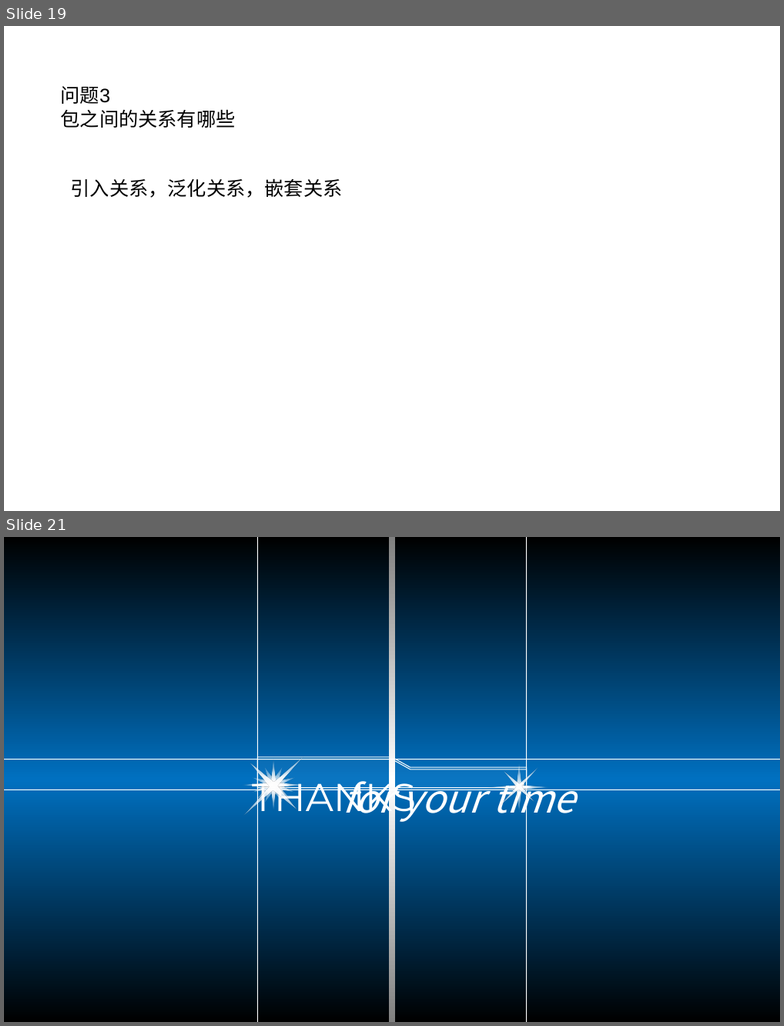
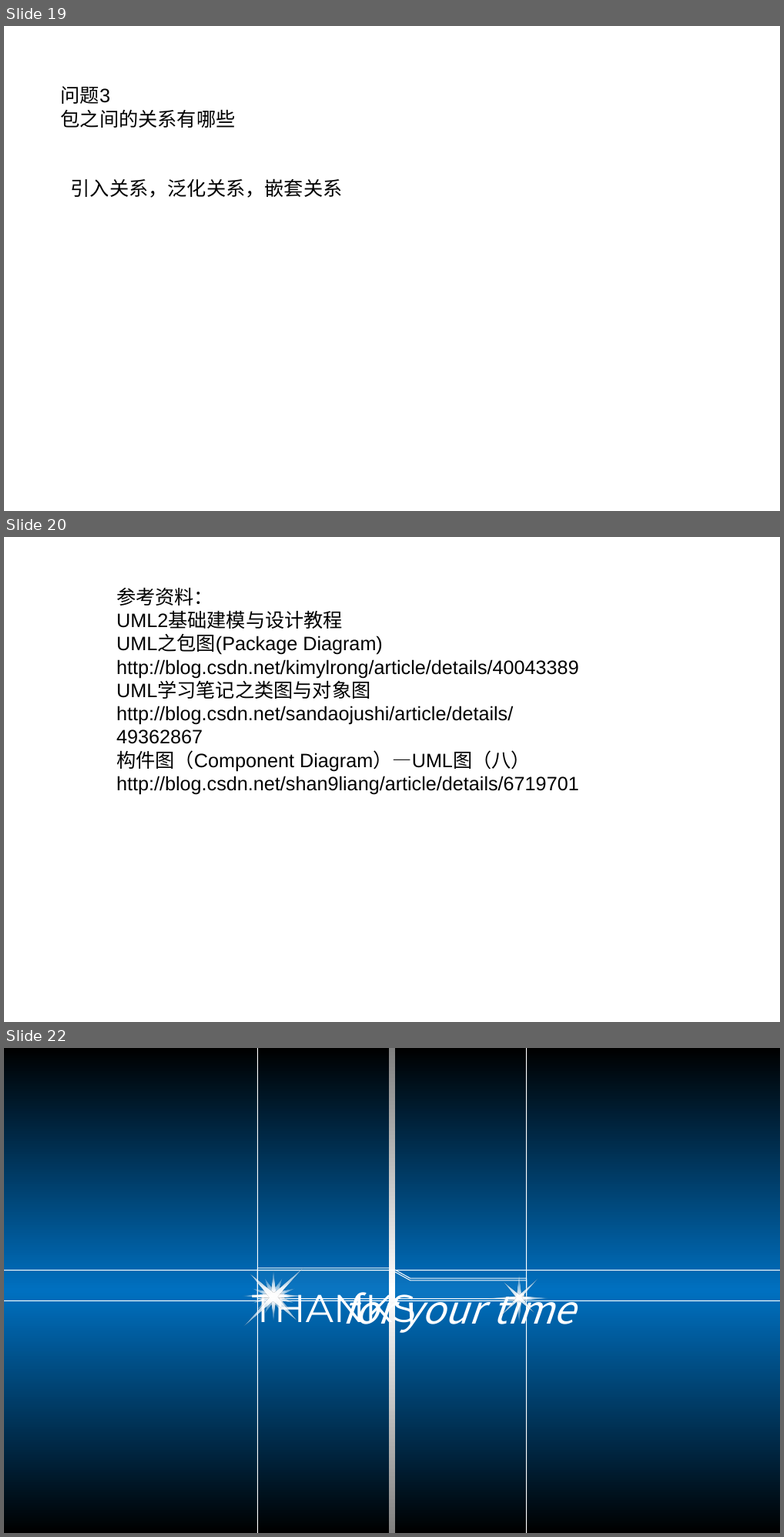
Before and after one commit to ToryXu0407/Project_yc, a slide deck: 翻转课堂/翻转课堂PPT.pptx. Shown one above the other, each under a label of ours: slides 19 and 21 before the commit, slides 19, 20 and 22 after it; the slides between them are not shown. The pictures are 784x1026 and 784x1537 pixels, drawn with LibreOffice and Linux fonts; fonts in the diff are those of the drawing. Boxes give left, top, right and bottom in pixels: in the first picture for what was removed or moved away, otherwise in the second. Text is boxed around its words. In the diff, an @@ line names an element or a change of style, - is before the commit and + after.

Commit message:
修改绩效评价，修改参考资料

```diff
--- a/翻转课堂/翻转课堂PPT.pptx
+++ b/翻转课堂/翻转课堂PPT.pptx
@@ slide 20 added at (x1=4, y1=537, x2=780, y2=1022), background #FFFFFF @@
@@ text added at (x1=116, y1=587, x2=579, y2=795), 18 pt, text #000000 @@
+参考资料：
+UML2基础建模与设计教程
+UML之包图(Package Diagram)
+http://blog.csdn.net/kimylrong/article/details/40043389
+UML学习笔记之类图与对象图
+http://blog.csdn.net/sandaojushi/article/details/49362867
+构件图（Component Diagram）—UML图（八）
+http://blog.csdn.net/shan9liang/article/details/6719701
@@ what was slide 21 is now slide 22 @@
```
Also in this commit, not shown: 1 other slide added, 1 slide removed.
